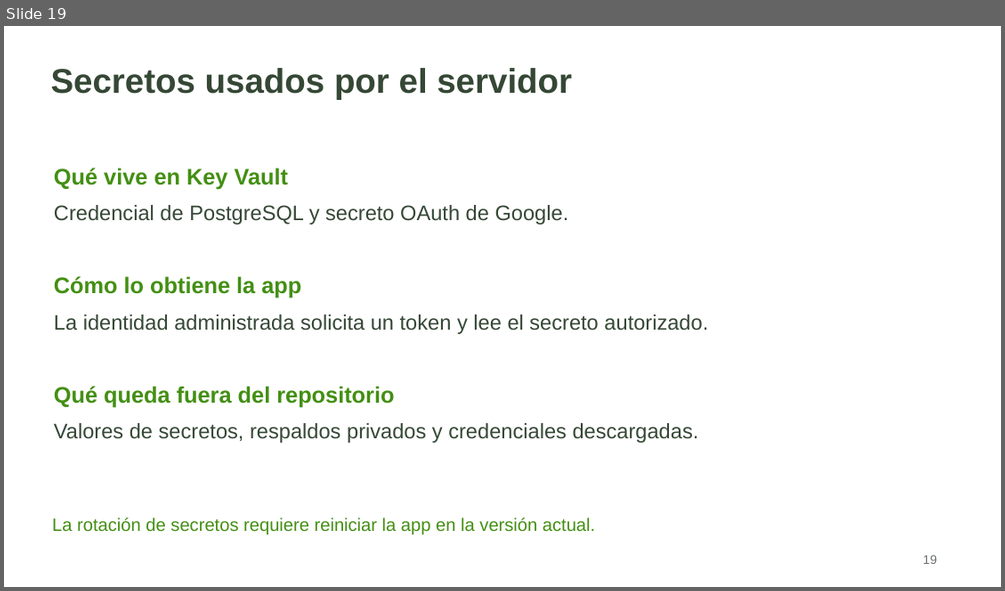
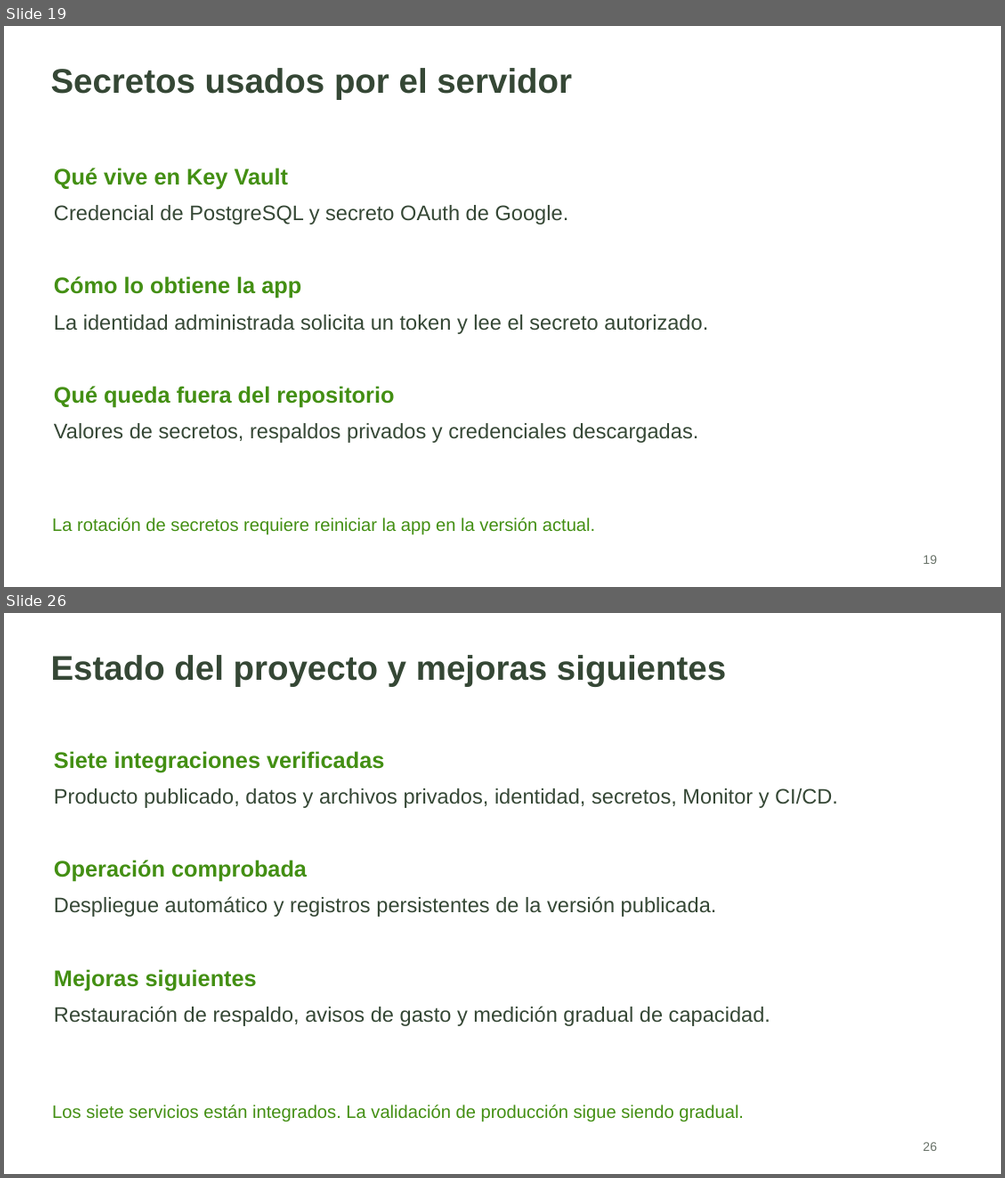
Before and after one commit to lizardoenm12/semilla-cloud, a slide deck: docs/presentaciones/Asistente_Negocios_Arquitectura_y_Defensa.pptx. Shown one above the other, each under a label of ours: slide 19 before the commit, slides 19 and 26 after it; the slides between them are not shown. The pictures are 1005x591 and 1005x1178 pixels, drawn with LibreOffice and Linux fonts; fonts in the diff are those of the drawing. Boxes give left, top, right and bottom in pixels: in the first picture for what was removed or moved away, otherwise in the second. Text is boxed around its words. In the diff, an @@ line names an element or a change of style, - is before the commit and + after.

Commit message:
Documentar siete integraciones verificadas y actualizar presentación y defensa

```diff
--- a/docs/presentaciones/Asistente_Negocios_Arquitectura_y_Defensa.pptx
+++ b/docs/presentaciones/Asistente_Negocios_Arquitectura_y_Defensa.pptx
@@ slide 26 added at (4,613,1001,1174), background #FFFFFF @@
@@ text added at (51,655,726,686), 33 pt, text #354735, bold @@
+Estado del proyecto y mejoras siguientes
@@ text added at (54,751,384,772), 21.8 pt, text #438F13, bold @@
+Siete integraciones verificadas
@@ text added at (54,788,838,808), 20.2 pt, text #354735 @@
+Producto publicado, datos y archivos privados, identidad, secretos, Monitor y CI/CD.
@@ text added at (54,860,307,882), 21.8 pt, text #438F13, bold @@
+Operación comprobada
@@ text added at (54,896,717,916), 20.2 pt, text #354735 @@
+Despliegue automático y registros persistentes de la versión publicada.
@@ text added at (54,969,257,990), 21.8 pt, text #438F13, bold @@
+Mejoras siguientes
@@ text added at (54,1005,770,1026), 20.2 pt, text #354735 @@
+Restauración de respaldo, avisos de gasto y medición gradual de capacidad.
@@ text added at (52,1104,744,1122), 17.2 pt, text #438F13 @@
+Los siete servicios están integrados. La validación de producción sigue siendo gradual.
@@ text added at (922,1142,937,1151), 12 pt, text #687268 @@
+26
```
Also in this commit, not shown: 11 slides changed, 3 other slides added, 2 slides removed, 19 other files.
